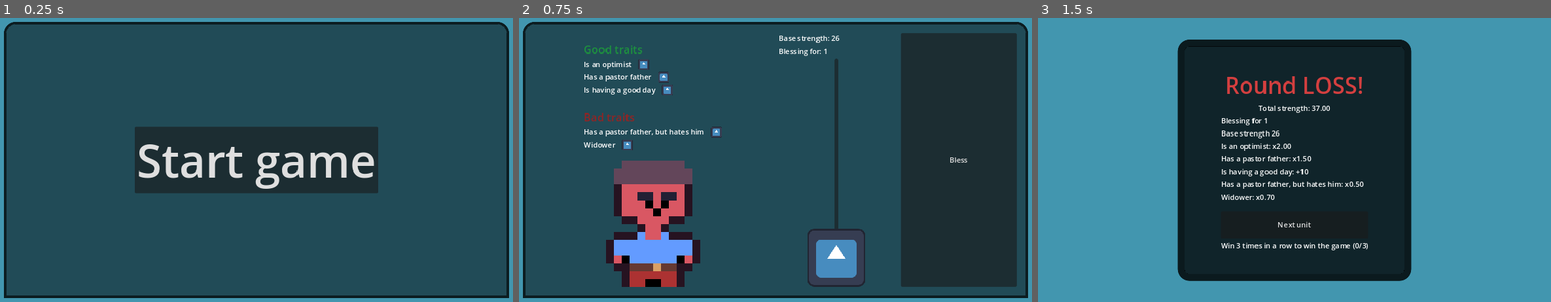
Above: before the commit, frames 1-3 (left to right).
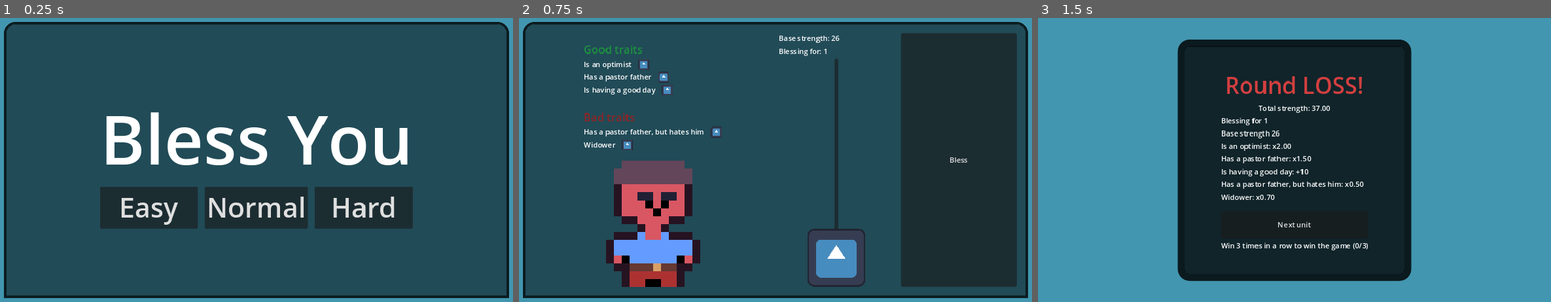
Above: after the commit, the same moments.

Repository: frostblooded/wolf
Game: Godot game, scene res://scenes/MainMenu.tscn
The game is run twice, just before and just after one commit, with the same random seed, the same clock (stepped at 60 frames per second) and the same inputs. The engine's default icon, where the game draws it, is replaced by a stand-in: a white triangle on a blue panel in a dark square.
Inputs:
- Up to frame 1 (0.25 s): no input
- Up to frame 2 (0.75 s): click "Start game" (after the commit: "Hard") at 0.5 s
- Up to frame 3 (1.5 s): click "Bless" at 1.25 s

The runs differ from the first frame. In frame 1, 19% of the frame differs, in the area x 19-81%, y 33-75%; in frame 2, nothing differs; in frame 3, nothing differs.

Commit message:
Add difficulty choice

Diff:
--- a/project.godot
+++ b/project.godot
@@ -18,6 +18,7 @@
 [autoload]
 
 MessageBus="*res://scripts/autoload/message_bus.gd"
+DifficultyManager="*res://scripts/autoload/difficulty_manager.gd"
 
 [display]
 
--- a/scenes/MainMenu.tscn
+++ b/scenes/MainMenu.tscn
@@ -44,19 +44,42 @@
 layout_mode = 2
 theme_override_styles/panel = SubResource("StyleBoxFlat_fri2f")
 
-[node name="MarginContainer" type="MarginContainer" parent="CanvasLayer/MarginContainer/PanelContainer"]
-layout_mode = 2
-theme_override_constants/margin_left = 20
-theme_override_constants/margin_top = 20
-theme_override_constants/margin_right = 20
-theme_override_constants/margin_bottom = 20
-
-[node name="StartGameButton" type="Button" parent="CanvasLayer/MarginContainer/PanelContainer/MarginContainer"]
+[node name="VBoxContainer" type="VBoxContainer" parent="CanvasLayer/MarginContainer/PanelContainer"]
 layout_mode = 2
 size_flags_horizontal = 4
 size_flags_vertical = 4
-theme_override_font_sizes/font_size = 100
-text = "Start game"
+
+[node name="GameTitle" type="Label" parent="CanvasLayer/MarginContainer/PanelContainer/VBoxContainer"]
+layout_mode = 2
+theme_override_font_sizes/font_size = 150
+text = "Bless You"
+
+[node name="HBoxContainer" type="HBoxContainer" parent="CanvasLayer/MarginContainer/PanelContainer/VBoxContainer"]
+layout_mode = 2
+
+[node name="EasyButton" type="Button" parent="CanvasLayer/MarginContainer/PanelContainer/VBoxContainer/HBoxContainer"]
+layout_mode = 2
+size_flags_horizontal = 3
+theme_override_font_sizes/font_size = 60
+text = "Easy"
+script = ExtResource("1_dmttn")
+start_difficulty = 0
+
+[node name="NormalButton" type="Button" parent="CanvasLayer/MarginContainer/PanelContainer/VBoxContainer/HBoxContainer"]
+layout_mode = 2
+size_flags_horizontal = 3
+theme_override_font_sizes/font_size = 60
+text = "Normal"
 script = ExtResource("1_dmttn")
 
-[connection signal="pressed" from="CanvasLayer/MarginContainer/PanelContainer/MarginContainer/StartGameButton" to="CanvasLayer/MarginContainer/PanelContainer/MarginContainer/StartGameButton" method="_on_pressed"]
+[node name="HardButton" type="Button" parent="CanvasLayer/MarginContainer/PanelContainer/VBoxContainer/HBoxContainer"]
+layout_mode = 2
+size_flags_horizontal = 3
+theme_override_font_sizes/font_size = 60
+text = "Hard"
+script = ExtResource("1_dmttn")
+start_difficulty = 2
+
+[connection signal="pressed" from="CanvasLayer/MarginContainer/PanelContainer/VBoxContainer/HBoxContainer/EasyButton" to="CanvasLayer/MarginContainer/PanelContainer/VBoxContainer/HBoxContainer/EasyButton" method="_on_pressed"]
+[connection signal="pressed" from="CanvasLayer/MarginContainer/PanelContainer/VBoxContainer/HBoxContainer/NormalButton" to="CanvasLayer/MarginContainer/PanelContainer/VBoxContainer/HBoxContainer/NormalButton" method="_on_pressed"]
+[connection signal="pressed" from="CanvasLayer/MarginContainer/PanelContainer/VBoxContainer/HBoxContainer/HardButton" to="CanvasLayer/MarginContainer/PanelContainer/VBoxContainer/HBoxContainer/HardButton" method="_on_pressed"]
--- /dev/null
+++ b/scripts/autoload/difficulty_manager.gd
@@ -0,0 +1,23 @@
+extends Node
+
+enum Difficulty {EASY, NORMAL, HARD}
+
+var min_goals_per_difficulty: Dictionary = {
+    Difficulty.EASY: 70,
+    Difficulty.NORMAL: 85,
+    Difficulty.HARD: 95,
+}
+
+var max_traits_per_difficulty: Dictionary = {
+    Difficulty.EASY: 1,
+    Difficulty.NORMAL: 2,
+    Difficulty.HARD: 3,
+}
+
+var current_difficulty = Difficulty.NORMAL
+
+func get_min_goal() -> int:
+    return min_goals_per_difficulty[current_difficulty]
+
+func get_max_traits() -> int:
+    return max_traits_per_difficulty[current_difficulty]
--- a/scripts/game_manager.gd
+++ b/scripts/game_manager.gd
@@ -33,7 +33,8 @@
 
     total_strength += bless_amount * bless_multiplier
 
-    var won: bool = total_strength >= 90 and total_strength < 100
+    var min_goal: int = DifficultyManager.get_min_goal()
+    var won: bool = total_strength >= min_goal and total_strength <= 100
     handle_win_streak(won)
     var is_game_end: bool = win_streak == required_victory_streak_for_game_win
     round_result_panel_shower.show_bless_results(current_unit, bless_amount, total_strength, won, is_game_end, win_streak)
@@ -64,19 +65,19 @@
     unit.strength = randi_range(0, 80)
 
     var MIN_TRAITS: int = 1
-    var MAX_TRAITS: int = 3
-    assert(MIN_TRAITS <= MAX_TRAITS);
-    assert(possible_positive_traits.size() >= MAX_TRAITS);
-    assert(possible_negative_traits.size() >= MAX_TRAITS);
+    var max_traits: int = DifficultyManager.get_max_traits()
+    assert(MIN_TRAITS <= max_traits);
+    assert(possible_positive_traits.size() >= max_traits);
+    assert(possible_negative_traits.size() >= max_traits);
 
-    var positive_traits_amount: int = randi_range(MIN_TRAITS, MAX_TRAITS)
+    var positive_traits_amount: int = randi_range(MIN_TRAITS, max_traits)
     var positive_traits_shuffled_copy: Array[Trait] = possible_positive_traits
     positive_traits_shuffled_copy.shuffle()
 
     for i in range(0, positive_traits_amount):
         unit.positive_traits.push_back(positive_traits_shuffled_copy[i])
 
-    var negative_traits_amount: int = randi_range(MIN_TRAITS, MAX_TRAITS)
+    var negative_traits_amount: int = randi_range(MIN_TRAITS, max_traits)
     var negative_traits_shuffled_copy: Array[Trait] = possible_negative_traits
     negative_traits_shuffled_copy.shuffle()
 
--- a/scripts/start_game_button.gd
+++ b/scripts/start_game_button.gd
@@ -1,6 +1,8 @@
 extends Button
 
 var game_scene: PackedScene = load("res://scenes/Main.tscn")
+@export var start_difficulty: DifficultyManager.Difficulty = DifficultyManager.Difficulty.NORMAL
 
 func _on_pressed():
+    DifficultyManager.current_difficulty = start_difficulty
     get_tree().change_scene_to_packed(game_scene)
